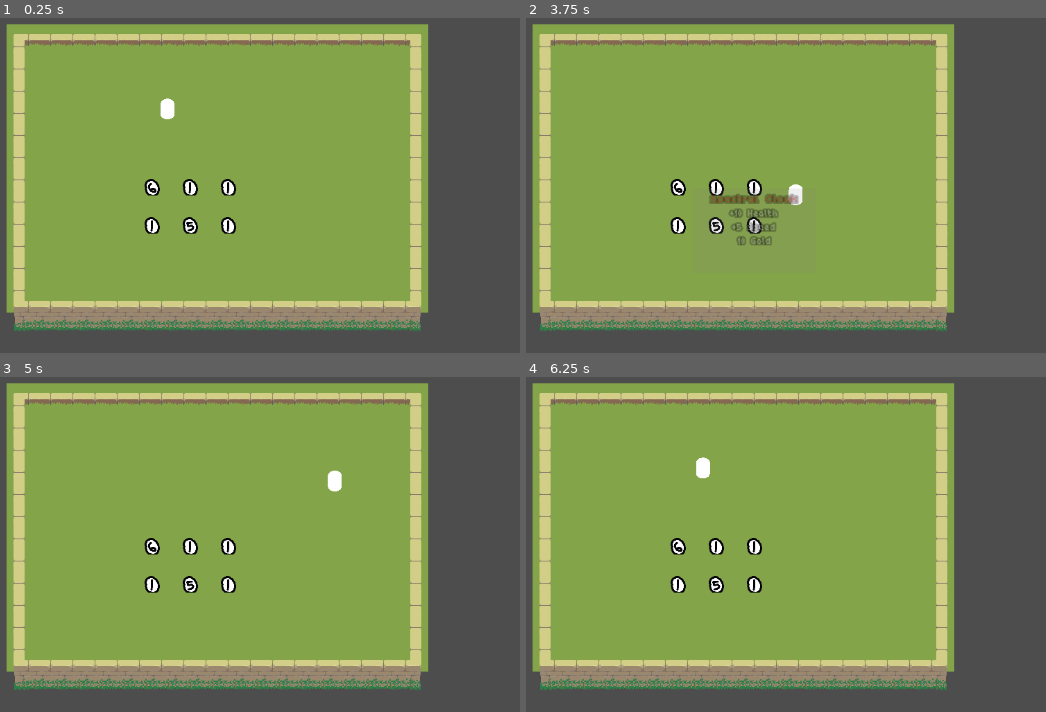
Above: before the commit, frames 1-4 (two rows, left to right).
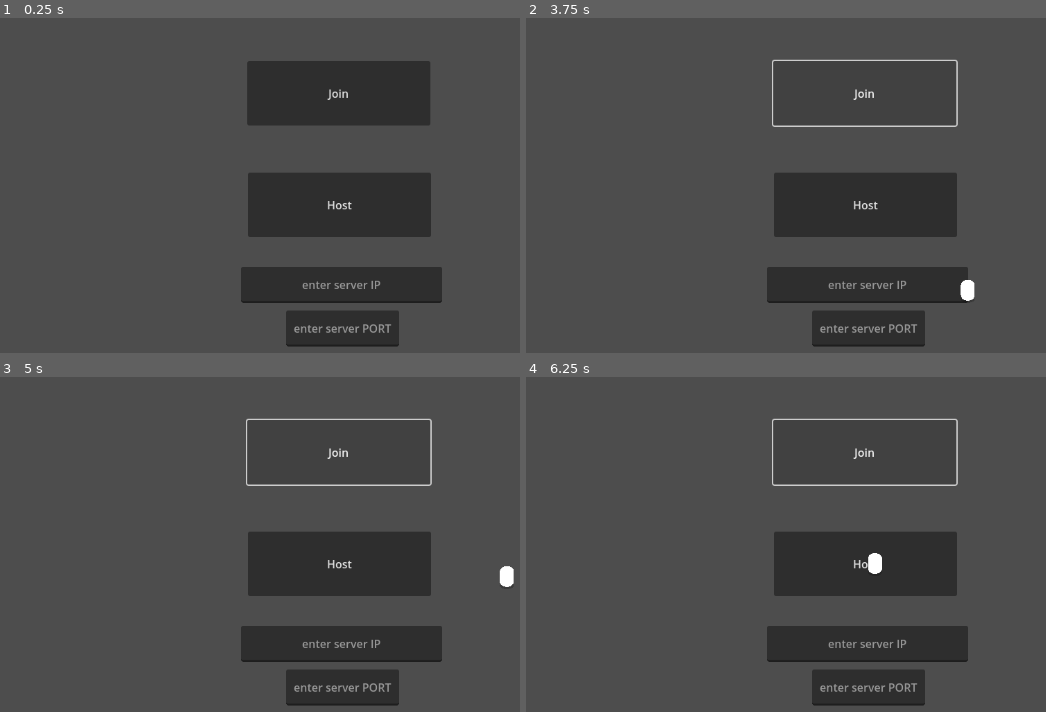
Above: after the commit, the same moments.

Repository: Gloocas/SGDF24Demo
Game: Godot game, scene res://src/world.tscn
The game is run twice, just before and just after one commit, with the same random seed, the same clock (stepped at 60 frames per second) and the same inputs. Before the commit the project starts from res://src/room_template.tscn.
Inputs (mouse positions are in pixels of both pictures, inside the frame that each line leads up to):
- Up to frame 1 (0.25 s): no input
- Up to frame 2 (3.75 s): click (864, 205) at 0.5 s, where only the run after the commit has a clickable "Host"; click (864, 91) at 1.25 s, where only the run after the commit has a clickable "Join"; hold D (Right) 2.03-2.78 s; tap Shift (Dash) at 2.1, 2.85, 3.6 s; hold S (Down) 2.78-3.53 s; hold D (Right) from 3.53 s (still down)
- Up to frame 3 (5 s): release D (Right) at 4.28 s; hold W (Up) from 4.28 s (still down); tap Shift (Dash) at 4.35 s
- Up to frame 4 (6.25 s): release W (Up) at 5.03 s; hold A (Left) from 5.03 s (still down); tap Shift (Dash) at 5.1, 5.85 s

The runs differ from the first frame. In frame 1, 75% of the frame differs, in the area x 1-85%, y 1-99%; in frame 2, 76%; in frame 3, 76%, in the area x 1-99%, y 1-99%; in frame 4, 75%.

Commit message:
multiplayer testing

Diff:
--- a/project.godot
+++ b/project.godot
@@ -11,7 +11,7 @@
 [application]
 
 config/name="SGDFall2024"
-run/main_scene="res://src/room_template.tscn"
+run/main_scene="res://src/world.tscn"
 config/features=PackedStringArray("4.2", "Forward Plus")
 config/icon="res://icon.svg"
 
--- a/src/network.gd
+++ b/src/network.gd
@@ -3,6 +3,8 @@
 @onready var Server_IP = $Server_IP
 @onready var Device_IP = $Device_IP
 @onready var Server_Port = $Server_Port
+@onready var player : PackedScene = preload("res://src/player.tscn")
+@onready var world = get_parent()
 
 signal player_connected(peer_id, player_info)
 signal player_disconnected(peer_id)
@@ -49,11 +51,11 @@
 	var peer = ENetMultiplayerPeer.new()
 	var error = peer.create_server(7000, MAX_CONNECTIONS)
 	if error:
-		return error
+		return 0
 	multiplayer.multiplayer_peer = peer
-
 	players[1] = player_info
 	player_connected.emit(1, player_info)
+	return 1
 
 
 func remove_multiplayer_peer():
@@ -113,7 +115,15 @@
 
 func _on_join_pressed():
 	print(Server_IP.text)
-	join_game(Server_IP.text)
+	var try = join_game(Server_IP.text)
+	if true:
+		add_player()
 
 func _on_host_pressed():
 	create_game()
+
+func add_player(id = 1):
+	var player_inst = player.instantiate()
+	player_inst.global_position = Vector2(0,0)
+	world.add_child(player_inst)
+	#call_deferred("add_child", player_inst)
--- a/src/network.tscn
+++ b/src/network.tscn
@@ -4,11 +4,7 @@
 
 [node name="Network" type="Control"]
 layout_mode = 3
-anchors_preset = 15
-anchor_right = 1.0
-anchor_bottom = 1.0
-grow_horizontal = 2
-grow_vertical = 2
+anchors_preset = 0
 script = ExtResource("1_nku6s")
 
 [node name="Host" type="Button" parent="."]
--- a/src/player.gd
+++ b/src/player.gd
@@ -65,7 +65,7 @@
 func handle_input(delta):
 	hDirection = Input.get_axis("Left", "Right")
 	vDirection = Input.get_axis("Up", "Down")
-	if floorArea.has_overlapping_bodies(): #if player's area isn't within floor area, remove movement and add gravity
+	if true: #floorArea.has_overlapping_bodies(): #if player's area isn't within floor area, remove movement and add gravity
 		if hDirection and vDirection:
 			Speed = move_toward(Speed, topSpeed, SPEED_INC) #slowed velocity's to account for increased movement
 			velocity.x = hDirection * Speed / 1.4
--- a/src/room_template.tscn
+++ b/src/room_template.tscn
@@ -1,10 +1,9 @@
-[gd_scene load_steps=10 format=3 uid="uid://bjowidxsi0cbp"]
+[gd_scene load_steps=9 format=3 uid="uid://bjowidxsi0cbp"]
 
 [ext_resource type="Texture2D" uid="uid://c7wxl7finxby1" path="res://assets/tilemapTest.png" id="2_28vhp"]
 [ext_resource type="Texture2D" uid="uid://c203nvnutto1" path="res://assets/TilesetsDownload/wall-8 - 2 tiles tall-transparency.png" id="2_abgsr"]
 [ext_resource type="PackedScene" uid="uid://dpi7a4qfsh1wm" path="res://src/player.tscn" id="2_fbbpv"]
 [ext_resource type="Texture2D" uid="uid://8gkg7twybj17" path="res://assets/TilesetsDownload/wall-8 - 2 tiles tall.png" id="3_ca6hc"]
-[ext_resource type="PackedScene" uid="uid://dpdh7v7au573r" path="res://scenes/shop.tscn" id="5_x6cut"]
 
 [sub_resource type="TileSetAtlasSource" id="TileSetAtlasSource_lap5y"]
 texture = ExtResource("2_28vhp")
@@ -121,6 +120,3 @@
 
 [node name="Player" parent="." instance=ExtResource("2_fbbpv")]
 position = Vector2(328, 186)
-
-[node name="Shop" parent="." instance=ExtResource("5_x6cut")]
-position = Vector2(306, 299)
--- /dev/null
+++ b/src/world.gd
@@ -0,0 +1,10 @@
+extends Node2D
+class_name World
+
+@onready var network : PackedScene = preload("res://src/network.tscn")
+@onready var player : PackedScene = preload("res://src/player.tscn")
+
+func _ready():
+	var network_inst = network.instantiate()
+	network_inst.global_position = Vector2(0,0)
+	self.add_child(network_inst)
--- a/src/world.tscn
+++ b/src/world.tscn
@@ -1,3 +1,8 @@
-[gd_scene format=3 uid="uid://81aubjh0k8dv"]
+[gd_scene load_steps=2 format=3 uid="uid://81aubjh0k8dv"]
+
+[ext_resource type="Script" path="res://src/world.gd" id="1_alck7"]
 
 [node name="World" type="Node2D"]
+script = ExtResource("1_alck7")
+
+[node name="Camera2D" type="Camera2D" parent="."]
